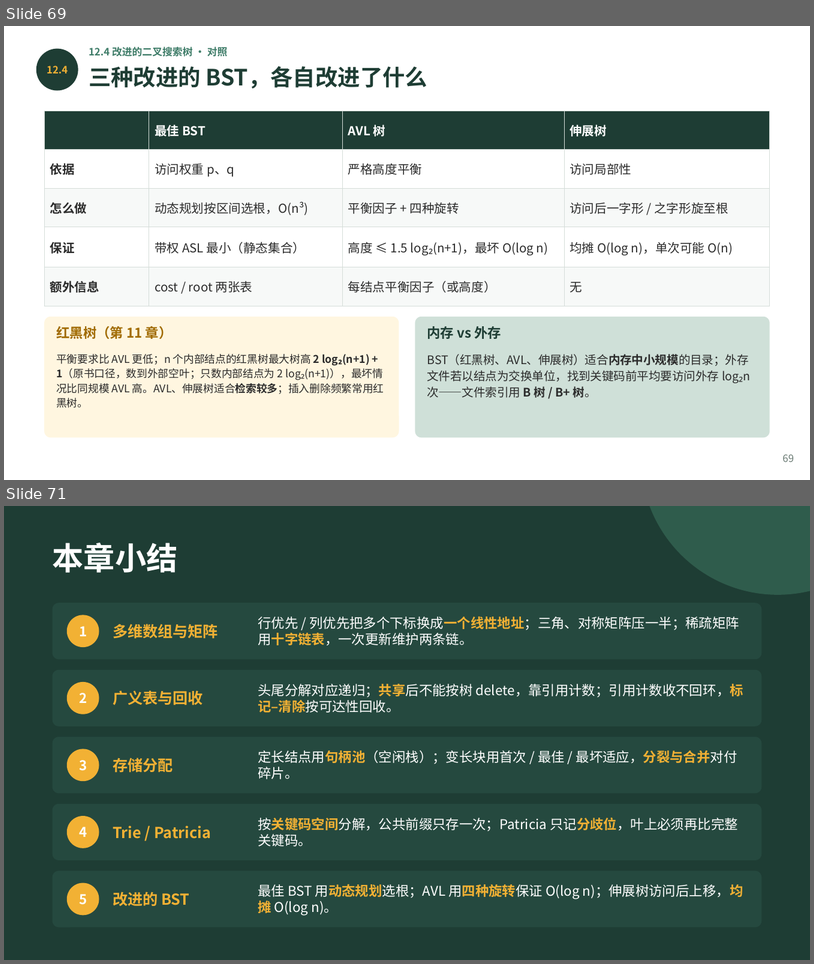
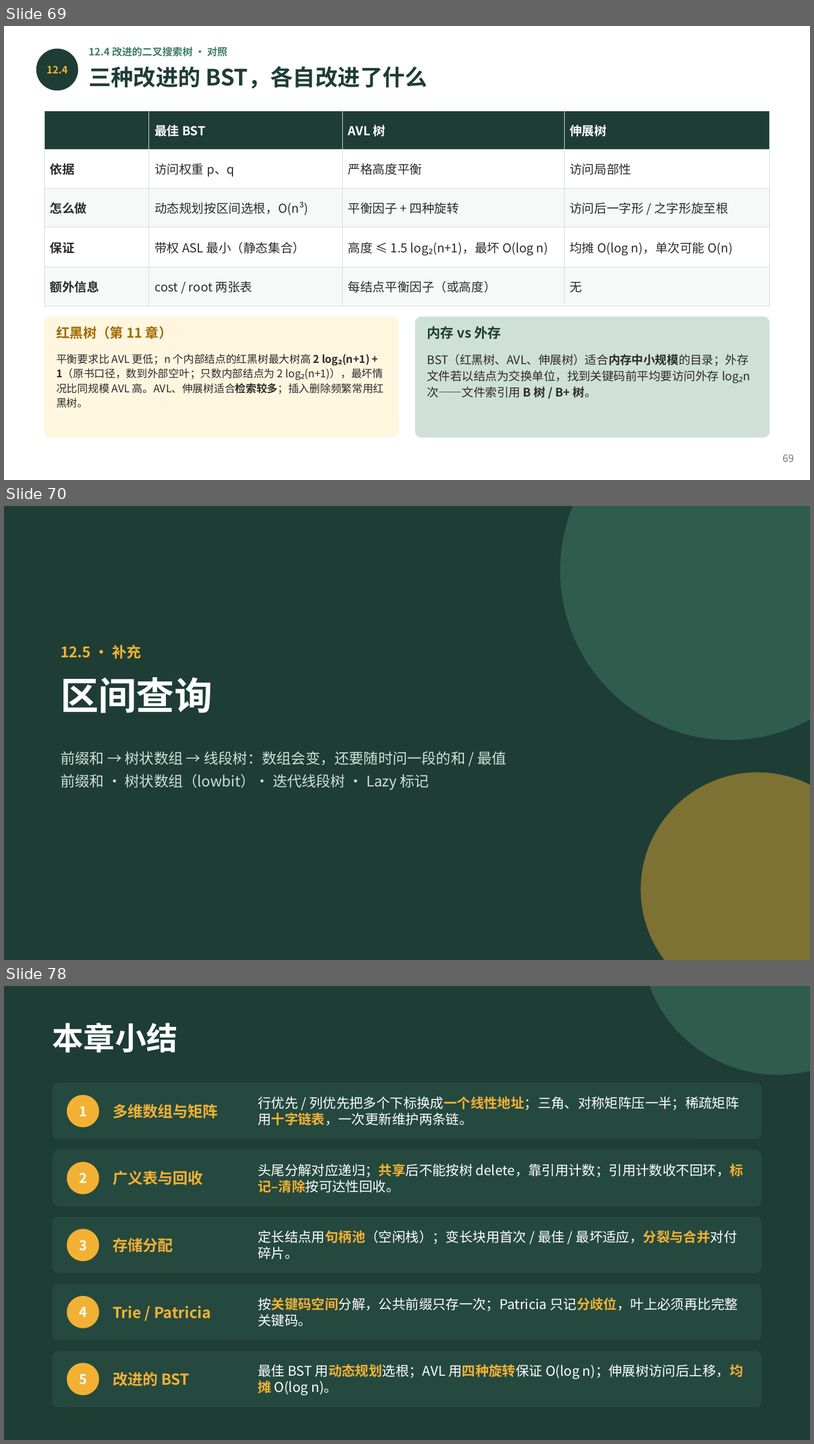
Before and after one commit to GMyhf/2026fall-cs201, a slide deck: courseware/202609_DSA_12_Advanced.pptx. Shown one above the other, each under a label of ours: slides 69 and 71 before the commit, slides 69, 70 and 78 after it; the slides between them are not shown. The pictures are 814x964 and 814x1444 pixels, drawn with LibreOffice and Linux fonts; fonts in the diff are those of the drawing. Boxes give left, top, right and bottom in pixels: in the first picture for what was removed or moved away, otherwise in the second. Text is boxed around its words. In the diff, an @@ line names an element or a change of style, - is before the commit and + after.

```diff
--- a/courseware/202609_DSA_12_Advanced.pptx
+++ b/courseware/202609_DSA_12_Advanced.pptx
@@ slide 70 added at bbox=[4, 506, 810, 960], background #1E3D34 @@
@@ ellipse added at bbox=[560, 506, 810, 740], fill #2F5C4C @@
@@ text added at bbox=[60, 645, 141, 658], 13 pt, text #F2B134, bold @@
+12.5 · 补充
@@ text added at bbox=[60, 677, 213, 713], 34 pt, text #FFFFFF, bold @@
+区间查询
@@ text added at bbox=[60, 751, 506, 790], 13 pt, text #CFE0D8 @@
+前缀和 → 树状数组 → 线段树：数组会变，还要随时问一段的和 / 最值
+前缀和 · 树状数组（lowbit）· 迭代线段树 · Lazy 标记
@@ ellipse added at bbox=[641, 772, 810, 960], fill #F2B134 at 45% opacity @@
@@ what was slide 71 is now slide 78 @@
```
Also in this commit, not shown: 2 slides changed, 6 other slides added, 2 other files.
